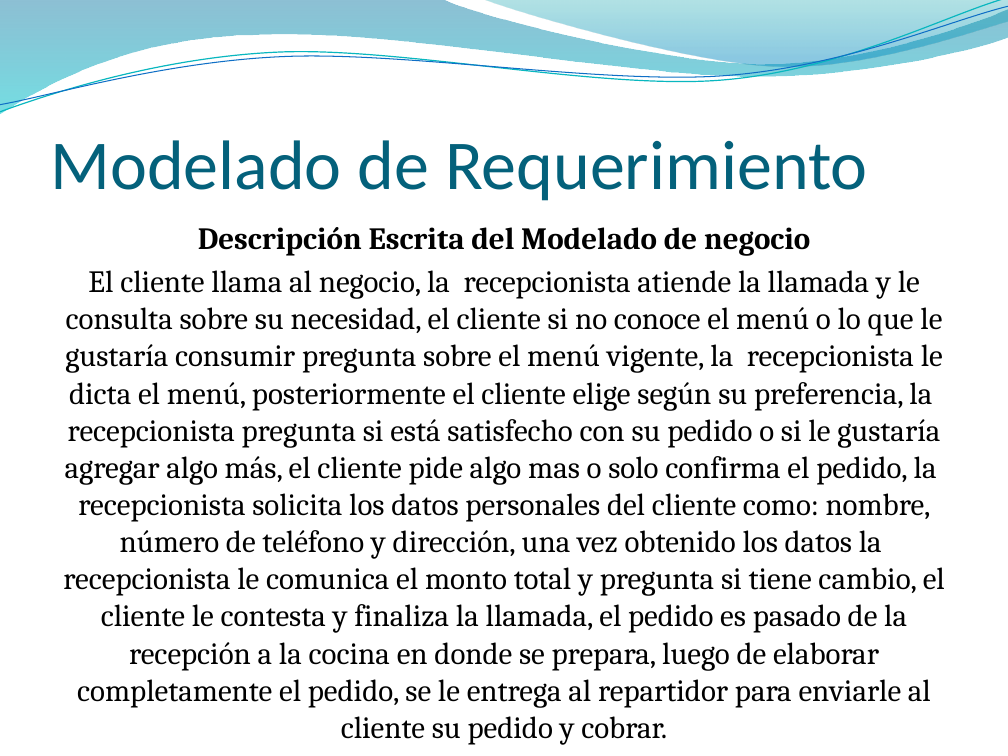
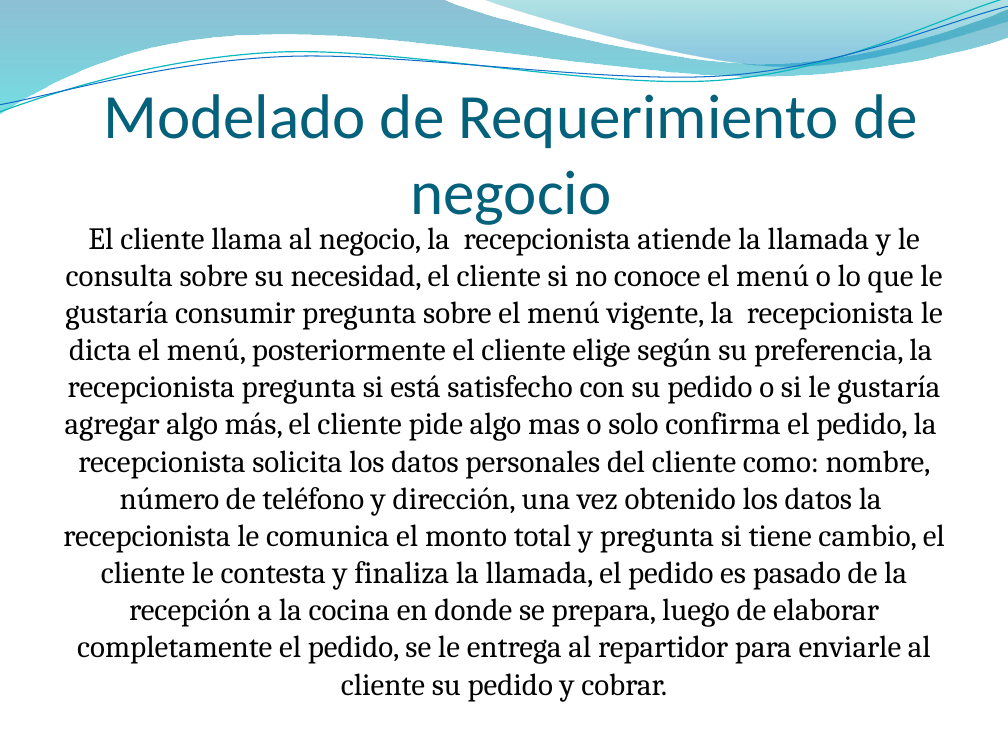
Before and after one commit to francben/proyectoDeliberyApp, a slide deck: slide 8 of Para Presentacion final.pptx. Drawn at 1008x756 pixels with LibreOffice and Linux fonts; fonts in the diff are those of the drawing; background and template pictures are left out. Boxes give left, top, right and bottom in pixels: in the first picture for what was removed or moved away, otherwise in the second. Text is boxed around its words. In the diff, an @@ line names an element or a change of style, - is before the commit and + after.

```diff
--- a/Para Presentacion final.pptx
+++ b/Para Presentacion final.pptx
@@ title at (x1=103, y1=94, x2=917, y2=230): text changed; size 50 to 45 pt @@
-Modelado de Requerimiento
+Modelado de Requerimiento de negocio
@@ text at (x1=198, y1=227, x2=810, y2=256): paragraph removed @@
-Descripción Escrita del Modelado de negocio
```
Also in this commit, not shown: 6 other slides changed.
